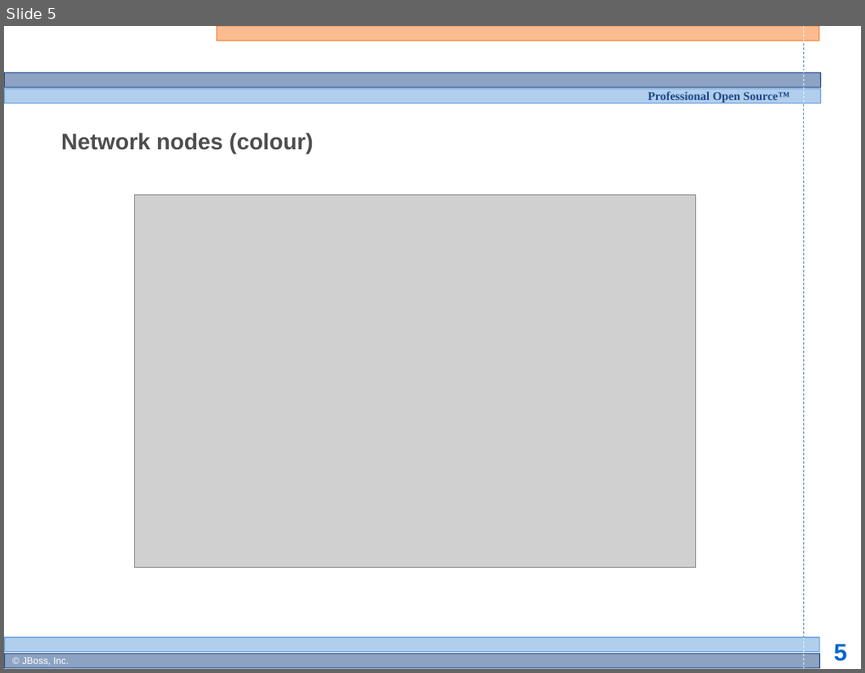
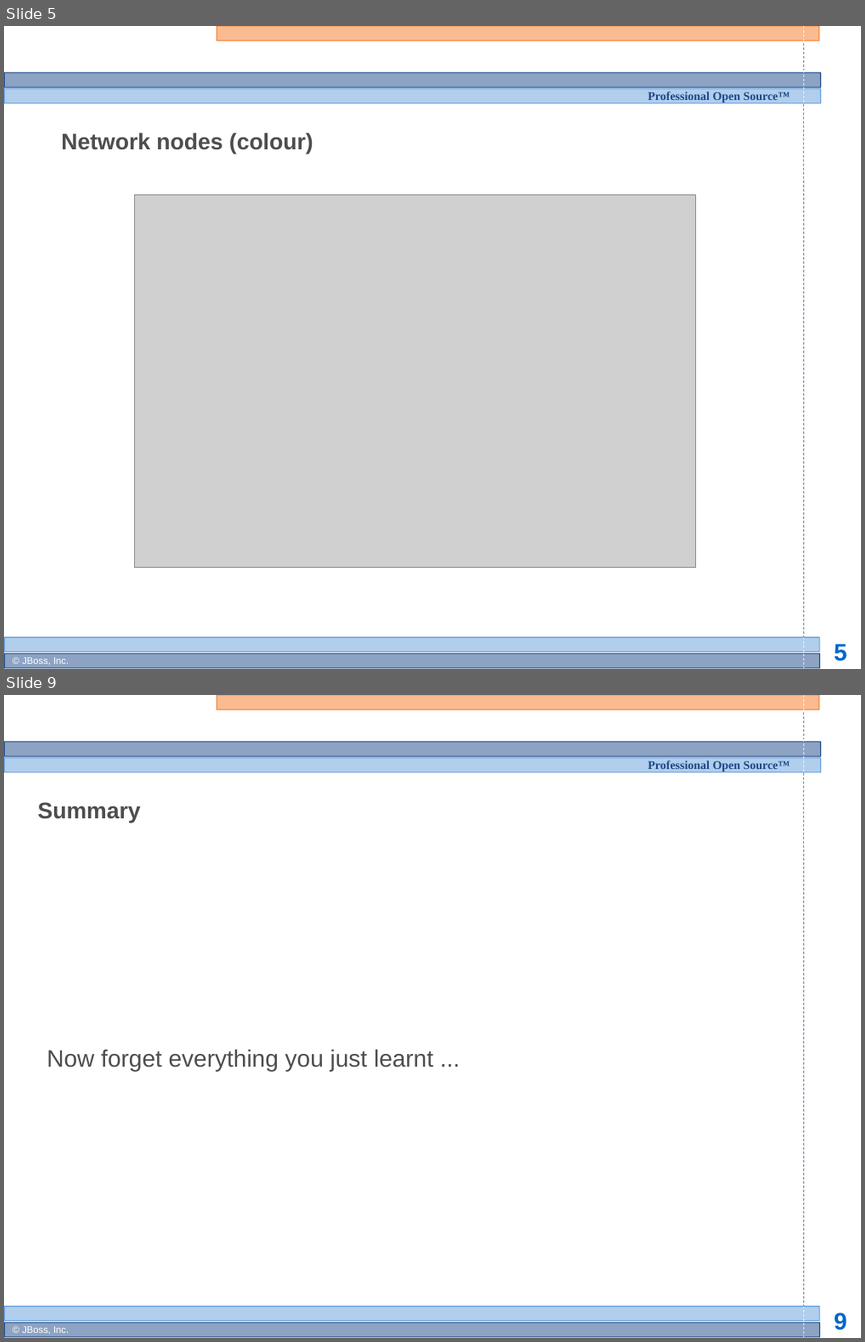
Before and after one commit to bobmcwhirter/drools, a slide deck: documentation/training/developers-course/Module 4 - Rule Engine Concepts 2.odp. Shown one above the other, each under a label of ours: slide 5 before the commit, slides 5 and 9 after it; the slides between them are not shown. The pictures are 865x673 and 865x1342 pixels, drawn with LibreOffice and Linux fonts; fonts in the diff are those of the drawing; grey boxes stand for pictures; background and template pictures are left out. Boxes give left, top, right and bottom in pixels: in the first picture for what was removed or moved away, otherwise in the second. Text is boxed around its words. In the diff, an @@ line names an element or a change of style, - is before the commit and + after.

```diff
--- a/documentation/training/developers-course/Module 4 - Rule Engine Concepts 2.odp
+++ b/documentation/training/developers-course/Module 4 - Rule Engine Concepts 2.odp
@@ slide 9 added at (x1=4, y1=695, x2=861, y2=1338), background #FFFFFF; not listed: 13 template elements that a slide beside it also shows @@
@@ title added at (x1=38, y1=802, x2=141, y2=823), 19 pt, text #4D4D4D, bold @@
+Summary
@@ subtitle added at (x1=46, y1=1049, x2=433, y2=1071), 20 pt, text #4D4D4D @@
+Now forget everything you just learnt ...
```
Also in this commit, not shown: 3 other slides added.
